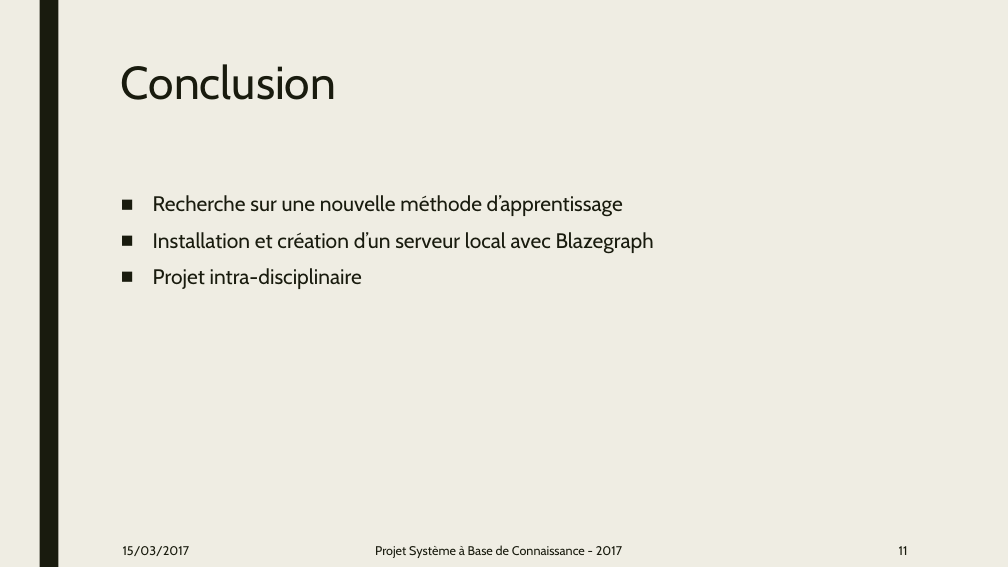
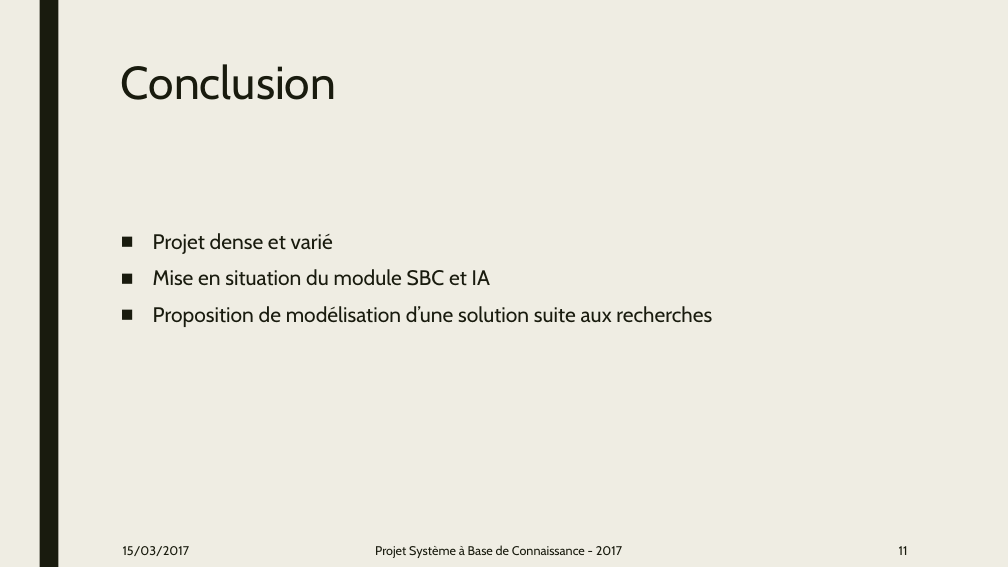
Before and after one commit to GuillaumeHaben/sbc-rbm, a slide deck: slide 10 of Projet_SBC.pptx. Drawn at 1008x567 pixels with LibreOffice and Linux fonts; fonts in the diff are those of the drawing. Boxes give left, top, right and bottom in pixels: in the first picture for what was removed or moved away, otherwise in the second. Text is boxed around its words. In the diff, an @@ line names an element or a change of style, - is before the commit and + after.

```diff
--- a/Projet_SBC.pptx
+++ b/Projet_SBC.pptx
@@ text at (153, 233, 712, 327): text changed @@
-■ Recherche sur une nouvelle méthode d’apprentissage
-■ Installation et création d’un serveur local avec Blazegraph
-■ Projet intra-disciplinaire
+■ Projet dense et varié
+■ Mise en situation du module SBC et IA
+■ Proposition de modélisation d’une solution suite aux recherches
```
Also in this commit, not shown: 4 other slides changed.
